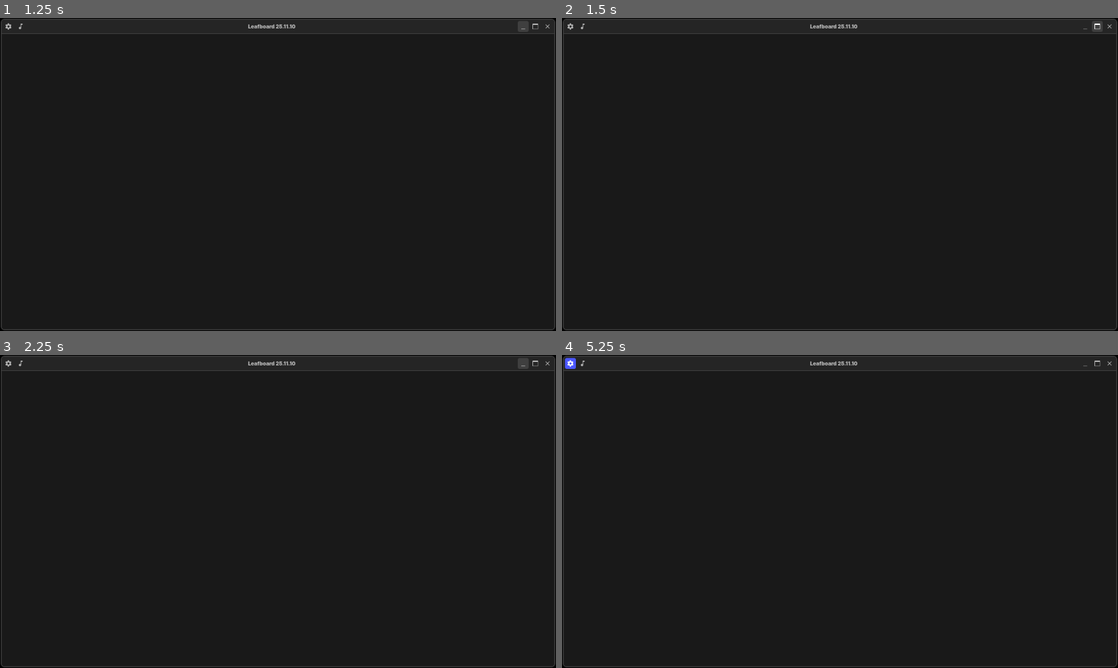
Above: before the commit, frames 1-4 (two rows, left to right).
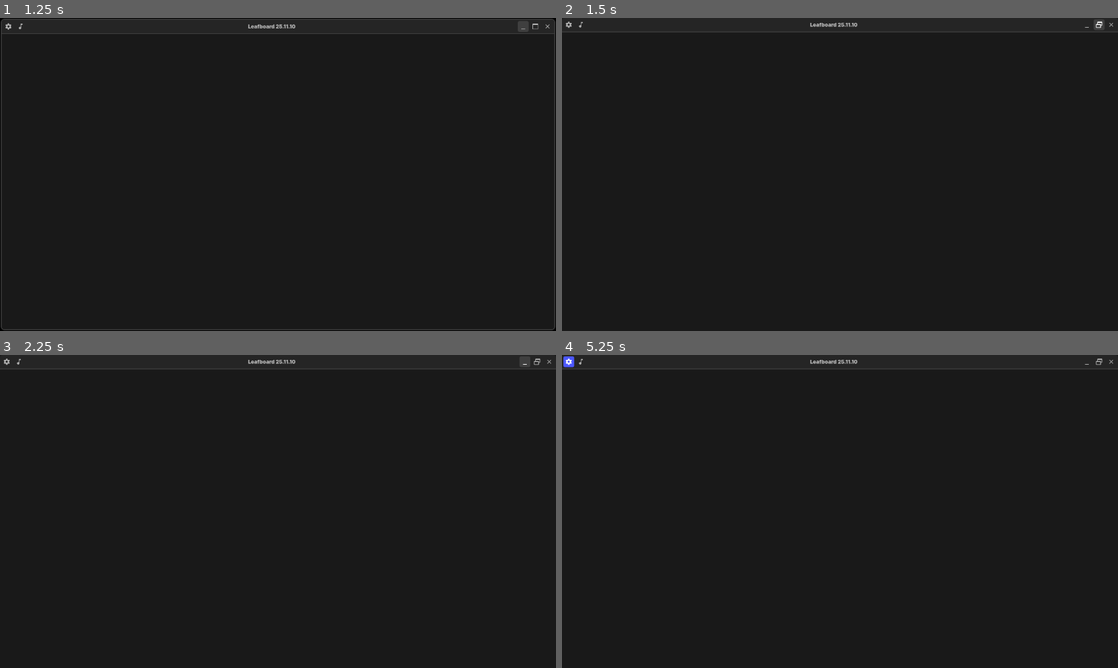
Above: after the commit, the same moments.

Repository: Dinno-DEV/leafboard
Game: Godot game, scene res://root_scenes/MainScene.tscn
The game is run twice, just before and just after one commit, with the same random seed, the same clock (stepped at 60 frames per second) and the same inputs.
Inputs (mouse positions are in pixels of both pictures, inside the frame that each line leads up to; where the layout moved, square brackets give the same spot in the first picture):
- Up to frame 1 (1.25 s): click (522, 27) at 0.5 s
- Up to frame 2 (1.5 s): click (1095, 27) at 1.25 s
- Up to frame 3 (2.25 s): click (522, 361) [522, 364] at 2 s
- Up to frame 4 (5.25 s): click (1101, 361) [1095, 364] at 2.75 s; click (1084, 364) at 3.5 s; click (1095, 364) at 4.25 s; click (567, 361) [573, 364] at 5 s

Frame 1 is identical in both runs. In frame 2, 1.6% of the frame differs, in the area x 0-100%, y 0-100%; in frame 3, 1.6%; in frame 4, 1.6%.

Commit message:
WindowHeader updated

Diff:
--- a/components/WindowHeader.gd
+++ b/components/WindowHeader.gd
@@ -1,8 +1,13 @@
 class_name WindowHeader
 extends Control
 
+@export_group("Referenced Nodes")
+@export var main_scene_background:PanelContainer
+@export var window_mode_button:IdButton
+
 var is_mouse_in:bool = false
 var is_repositioning:bool = false
+var is_maximized:bool = false
 var click_position:Vector2
 
 func _process(_delta: float) -> void:
@@ -22,3 +27,21 @@
 
 func _on_mouse_exited() -> void:
 	is_mouse_in = false
+
+func _on_minimize_pressed_id(_id: String) -> void:
+	DisplayServer.window_set_mode(DisplayServer.WINDOW_MODE_MINIMIZED)
+
+func _on_window_mode_pressed_id(_id: String) -> void:
+	if is_maximized: is_maximized = false; DisplayServer.window_set_mode(DisplayServer.WINDOW_MODE_WINDOWED)
+	else: is_maximized = true; DisplayServer.window_set_mode(DisplayServer.WINDOW_MODE_MAXIMIZED)
+	if is_maximized and main_scene_background != null:
+		main_scene_background.theme_type_variation = "PanelContainerMainRad0"
+		if window_mode_button != null:
+			window_mode_button.icon = preload("res://assets/icons/Windowed.png")
+	else:
+		main_scene_background.theme_type_variation = "PanelContainerMainRad10"
+		if window_mode_button != null:
+			window_mode_button.icon = preload("res://assets/icons/Maximize.png")
+
+func _on_close_pressed_id(_id: String) -> void:
+	get_tree().quit()
--- a/components/WindowHeader.tscn
+++ b/components/WindowHeader.tscn
@@ -9,7 +9,7 @@
 [ext_resource type="Texture2D" uid="uid://p0yc0ygnhemt" path="res://assets/icons/Maximize.png" id="6_u6jl0"]
 [ext_resource type="Texture2D" uid="uid://dpydd7qfy1c40" path="res://assets/icons/Cross.png" id="7_1pa1v"]
 
-[node name="WindowHeader" type="Control"]
+[node name="WindowHeader" type="Control" node_paths=PackedStringArray("window_mode_button")]
 custom_minimum_size = Vector2(0, 31)
 layout_mode = 3
 anchors_preset = 15
@@ -19,6 +19,7 @@
 grow_horizontal = 2
 grow_vertical = 2
 script = ExtResource("1_1pa1v")
+window_mode_button = NodePath("HBoxContainer/HBoxContainer/WindowMode")
 
 [node name="HBoxContainer" type="HBoxContainer" parent="."]
 layout_mode = 1
@@ -76,6 +77,7 @@
 icon_alignment = 1
 expand_icon = true
 script = ExtResource("2_b1gva")
+button_id = "Minimize"
 metadata/_custom_type_script = "uid://coi3puogpj6af"
 
 [node name="WindowMode" type="Button" parent="HBoxContainer/HBoxContainer"]
@@ -85,6 +87,7 @@
 icon_alignment = 1
 expand_icon = true
 script = ExtResource("2_b1gva")
+button_id = "WindowMode"
 metadata/_custom_type_script = "uid://coi3puogpj6af"
 
 [node name="Close" type="Button" parent="HBoxContainer/HBoxContainer"]
@@ -94,7 +97,11 @@
 icon_alignment = 1
 expand_icon = true
 script = ExtResource("2_b1gva")
+button_id = "Close"
 metadata/_custom_type_script = "uid://coi3puogpj6af"
 
 [connection signal="mouse_entered" from="." to="." method="_on_mouse_entered"]
 [connection signal="mouse_exited" from="." to="." method="_on_mouse_exited"]
+[connection signal="pressed_id" from="HBoxContainer/HBoxContainer/Minimize" to="." method="_on_minimize_pressed_id"]
+[connection signal="pressed_id" from="HBoxContainer/HBoxContainer/WindowMode" to="." method="_on_window_mode_pressed_id"]
+[connection signal="pressed_id" from="HBoxContainer/HBoxContainer/Close" to="." method="_on_close_pressed_id"]
--- a/res_files/Themes/DarkMode.tres
+++ b/res_files/Themes/DarkMode.tres
@@ -109,6 +109,9 @@
 texture_margin_top = 24.0
 texture_margin_right = 24.0
 texture_margin_bottom = 24.0
+
+[sub_resource type="StyleBoxFlat" id="StyleBoxFlat_xumdu"]
+bg_color = Color(0.09803922, 0.09803922, 0.09803922, 1)
 
 [sub_resource type="StyleBoxTexture" id="StyleBoxTexture_0nn2o"]
 content_margin_left = 4.0
@@ -249,6 +252,8 @@
 PanelContainer/styles/panel = SubResource("StyleBoxTexture_op0om")
 PanelContainerMain2Rad24/base_type = &"PanelContainer"
 PanelContainerMain2Rad24/styles/panel = SubResource("StyleBoxTexture_v7g3f")
+PanelContainerMainRad0/base_type = &"PanelContainer"
+PanelContainerMainRad0/styles/panel = SubResource("StyleBoxFlat_xumdu")
 PanelContainerMainRad10/base_type = &"PanelContainer"
 PanelContainerMainRad10/styles/panel = SubResource("StyleBoxTexture_op0om")
 PanelContainerMainRad24/base_type = &"PanelContainer"
--- a/root_scenes/MainScene.tscn
+++ b/root_scenes/MainScene.tscn
@@ -19,6 +19,7 @@
 anchor_bottom = 1.0
 grow_horizontal = 2
 grow_vertical = 2
+theme_type_variation = &"PanelContainerMainRad10"
 
 [node name="VBoxContainer" type="VBoxContainer" parent="PanelContainer"]
 layout_mode = 2
@@ -27,8 +28,9 @@
 layout_mode = 2
 theme_type_variation = &"WindowHeader"
 
-[node name="WindowHeader" parent="PanelContainer/VBoxContainer/PanelContainer" instance=ExtResource("2_qeh2v")]
+[node name="WindowHeader" parent="PanelContainer/VBoxContainer/PanelContainer" node_paths=PackedStringArray("main_scene_background") instance=ExtResource("2_qeh2v")]
 layout_mode = 2
+main_scene_background = NodePath("../../..")
 
 [node name="Settings" parent="PanelContainer/VBoxContainer/PanelContainer/WindowHeader/HBoxContainer/Selector" index="0"]
 theme_type_variation = &"ButtonRad4"
Not shown: 1 places in res_files/Themes/DarkMode.tres that only renumber resources
